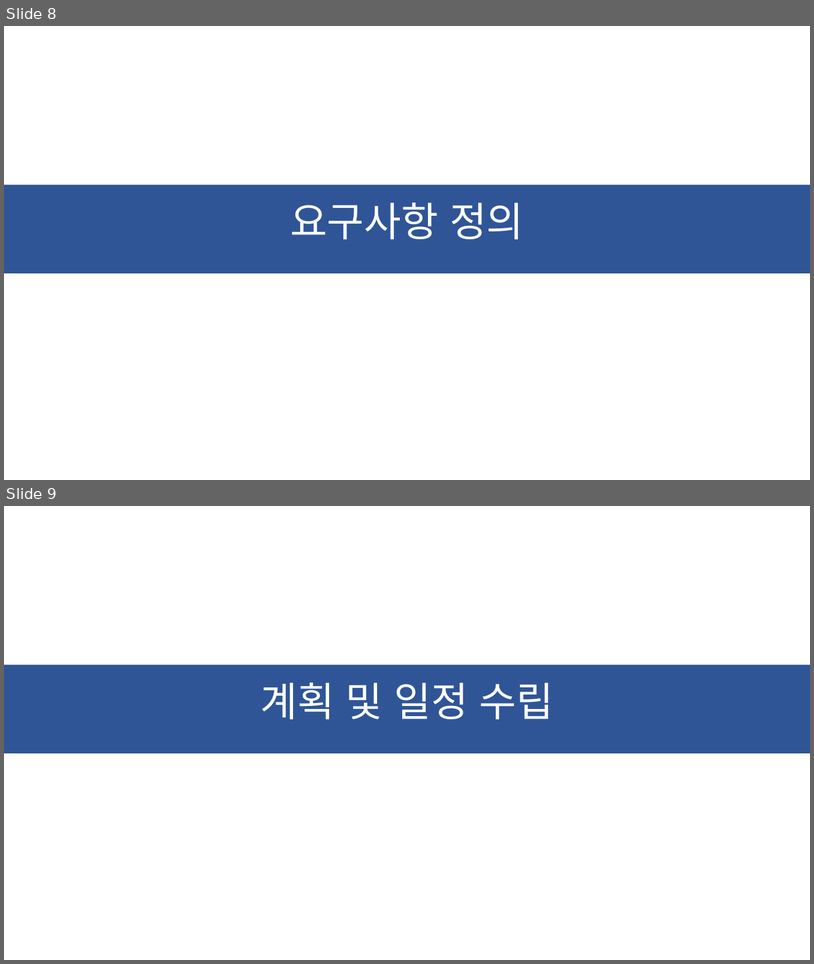
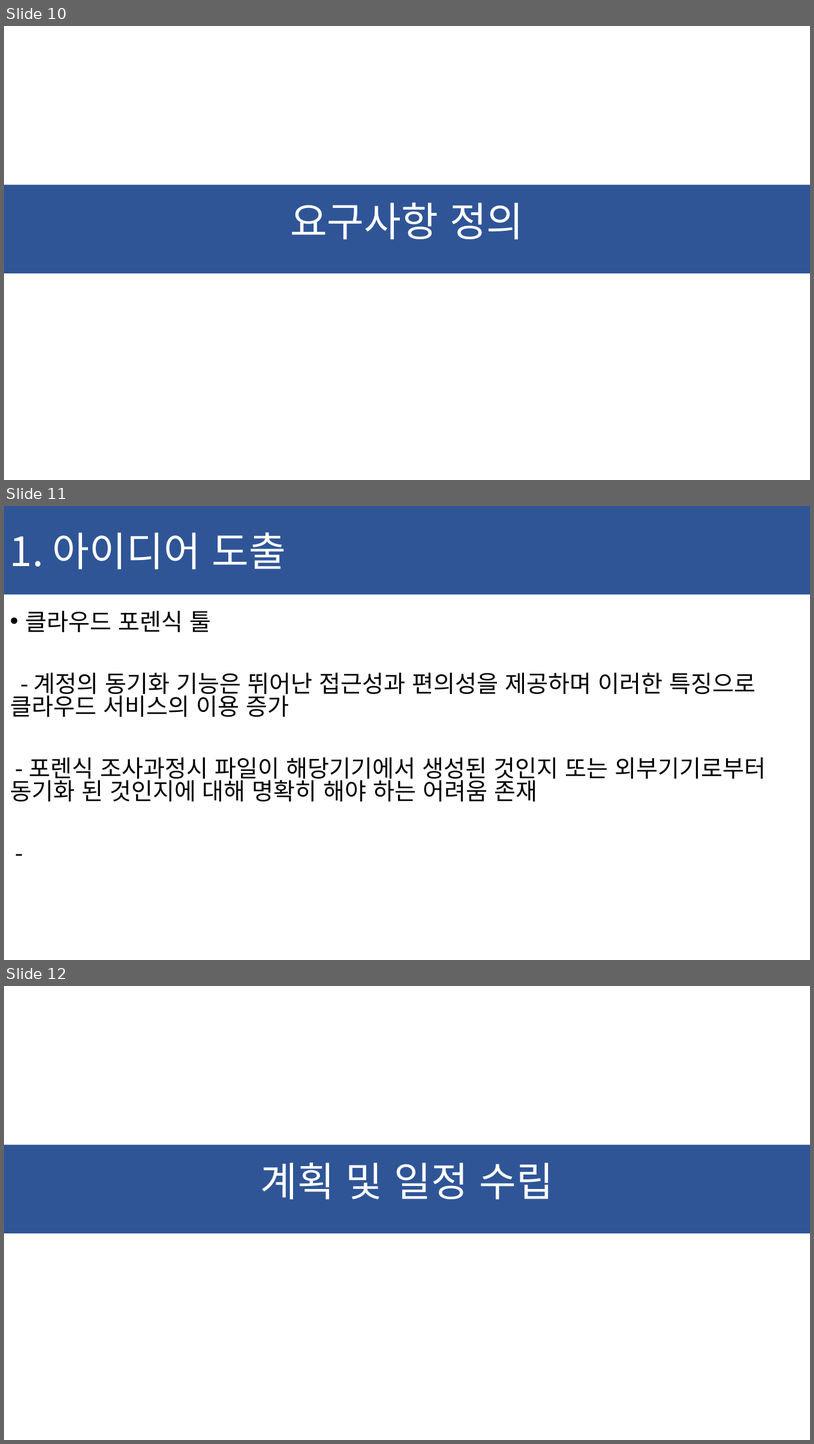
Before and after one commit to ChaeSung-Lee/DJ_InternShip, a slide deck: 2021_Summer/jp.hong/Project_BnD_jph.pptx. Shown one above the other, each under a label of ours: slides 8 and 9 before the commit, slides 10, 11 and 12 after it. The pictures are 814x964 and 814x1444 pixels, drawn with LibreOffice and Linux fonts; fonts in the diff are those of the drawing. Boxes give left, top, right and bottom in pixels: in the first picture for what was removed or moved away, otherwise in the second. Text is boxed around its words. In the diff, an @@ line names an element or a change of style, - is before the commit and + after.

```diff
--- a/2021_Summer/jp.hong/Project_BnD_jph.pptx
+++ b/2021_Summer/jp.hong/Project_BnD_jph.pptx
@@ slide 11 added at bbox=[4, 506, 810, 960], background #FFFFFF @@
@@ rectangle added at bbox=[4, 506, 810, 594], fill #2F5597, 48 pt, text #FFFFFF @@
+1. 아이디어 도출
@@ text added at bbox=[10, 610, 766, 801], 28 pt, text #000000 @@
+• 클라우드 포렌식 툴
+- 계정의 동기화 기능은 뛰어난 접근성과 편의성을 제공하며 이러한 특징으로 클라우드 서비스의 이용 증가
+- 포렌식 조사과정시 파일이 해당기기에서 생성된 것인지 또는 외부기기로부터 동기화 된 것인지에 대해 명확히 해야 하는 어려움 존재
+-
@@ what was slide 8 is now slide 10 @@
@@ what was slide 9 is now slide 12 @@
```
Also in this commit, not shown: 3 slides changed, 2 other slides added.
